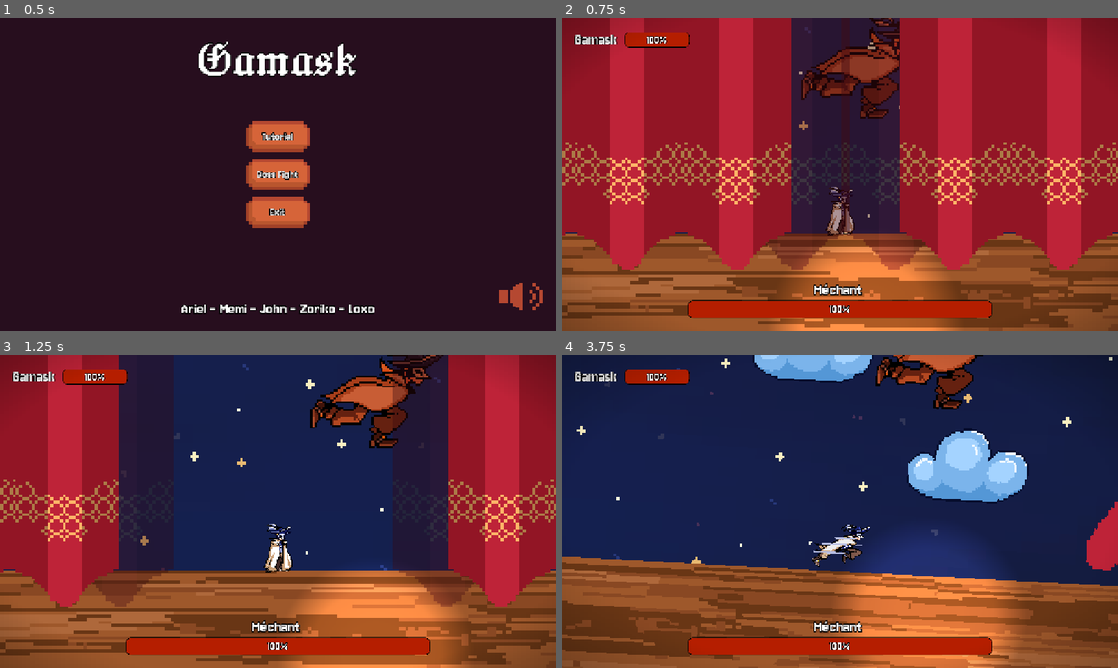
Above: before the commit, frames 1-4 (two rows, left to right).
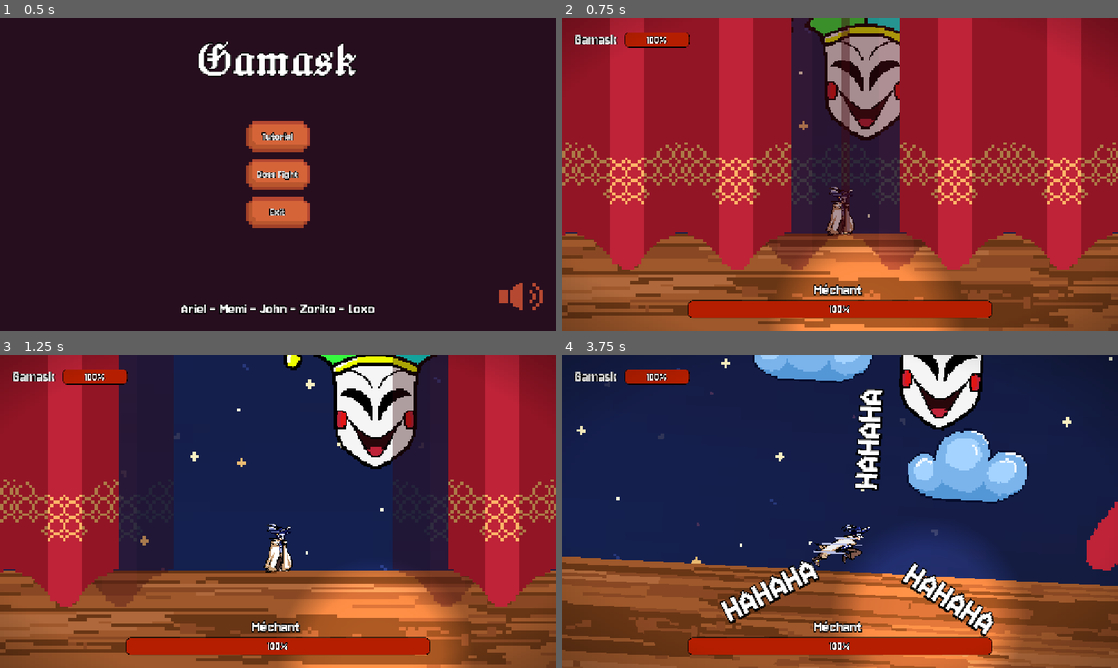
Above: after the commit, the same moments.

Repository: Jeremy-81/GamaBanda
Game: Godot game, scene res://scenes/menu/menu.tscn
Same seed, same stepped clock (60 frames per second), same inputs: the game is played once before the commit and once after it.
Inputs (mouse positions are in pixels of both pictures, inside the frame that each line leads up to):
- Up to frame 1 (0.5 s): no input
- Up to frame 2 (0.75 s): click "Boss Fight" at 0.5 s
- Up to frame 3 (1.25 s): no input
- Up to frame 4 (3.75 s): move the mouse to (962, 495) at 1.27 s; press the mouse at (962, 495) at 1.28 s; hold D (go_right) 1.28-2.78 s; tap Space (jump) at 1.52, 2.27 s; tap Shift (dash) at 1.55, 2.1, 3.05, 3.6 s; move the mouse to (728, 527) at 2.02 s; release the mouse at (728, 527) at 2.03 s; click (728, 527) at 2.3 s; move the mouse to (895, 442) at 2.77 s; press the mouse at (895, 442) at 2.78 s; hold A (go_left) 2.78-3.53 s; move the mouse to (812, 574) at 3.52 s; release the mouse at (812, 574) at 3.53 s; hold D (go_right) from 3.53 s (still down)

Frame 1 is identical in both runs. In frame 2, 5.0% of the frame differs, in the area x 41-61%, y 0-40%; in frame 3, 5.4%; in frame 4, 6.8%, in the area x 28-78%, y 0-90%.

Commit message:
Added boss sprites

Diff:
--- a/scenes/boss_attacks/hand_fall_attack/hand_fall_attack.tscn
+++ b/scenes/boss_attacks/hand_fall_attack/hand_fall_attack.tscn
@@ -1,7 +1,7 @@
 [gd_scene format=3 uid="uid://bxhlr7x4n4rmk"]
 
 [ext_resource type="Script" uid="uid://k8eewg76tfs3" path="res://scenes/boss_attacks/hand_fall_attack/hand_fall_attack.gd" id="1_pya30"]
-[ext_resource type="Texture2D" uid="uid://nm4yqiia8lqm" path="res://assets/Cajaa.png" id="2_fpmfr"]
+[ext_resource type="Texture2D" uid="uid://cfhptx5706lmh" path="res://assets/boss/hand_attack.png" id="2_fpmfr"]
 
 [sub_resource type="RectangleShape2D" id="RectangleShape2D_pya30"]
 size = Vector2(160, 70)
--- a/scenes/boss_fight.gd
+++ b/scenes/boss_fight.gd
@@ -6,3 +6,27 @@
 func _ready():
 	$Player/CameraTransform.remote_path = $Camera2D.get_path();
 	$BaseMap/Front/Curtains.open_curtains();
+
+
+func _laught_circle_attack():
+	var laught_scene := preload("res://scenes/boss_attacks/laugh_attack/laugh_attack.tscn");
+	var attack_direction = Vector2.UP * 600.0;
+
+	for i in range(3):
+		var laught = laught_scene.instantiate();
+
+		laught.position = $Player.global_position + attack_direction.rotated(TAU / 3.0 * i);
+		laught.objective = $Player;
+		laught.lifetime = 600.0 / laught.speed * 1.5;
+
+		add_child(laught);
+
+	pass;
+
+func spawn_hand():
+	var hand_scene := preload("res://scenes/boss_attacks/hand_fall_attack/hand_fall_attack.tscn");
+	var hand = hand_scene.instantiate();
+	hand.position.x = $Player.global_position.x;
+	hand.position.y = $Player.global_position.y - 700.0;
+	add_child(hand);
+	pass;
--- a/scenes/boss_fight.tscn
+++ b/scenes/boss_fight.tscn
@@ -95,6 +95,32 @@
 "method": &"attack"
 }]
 }
+tracks/2/type = "method"
+tracks/2/imported = false
+tracks/2/enabled = true
+tracks/2/path = NodePath(".")
+tracks/2/interp = 1
+tracks/2/loop_wrap = true
+tracks/2/keys = {
+"times": PackedFloat32Array(1.09, 1.3666667, 1.6, 2.6333334, 9.966666),
+"transitions": PackedFloat32Array(1, 1, 1, 1, 1),
+"values": [{
+"args": [],
+"method": &"spawn_hand"
+}, {
+"args": [],
+"method": &"spawn_hand"
+}, {
+"args": [],
+"method": &"spawn_hand"
+}, {
+"args": [],
+"method": &"_laught_circle_attack"
+}, {
+"args": [],
+"method": &"_laught_circle_attack"
+}]
+}
 
 [sub_resource type="Animation" id="Animation_x4w2v"]
 length = 0.001
@@ -323,7 +349,7 @@
 one_way_collision = true
 
 [node name="PointLight2D" type="PointLight2D" parent="." unique_id=1479562897]
-position = Vector2(1067, 748)
+position = Vector2(403.86417, 770.2152)
 color = Color(1, 1, 1, 0.6666667)
 texture = SubResource("GradientTexture2D_ewvlg")
 texture_scale = 8.0
--- a/scenes/objects/boss/boss.tscn
+++ b/scenes/objects/boss/boss.tscn
@@ -1,7 +1,7 @@
 [gd_scene format=3 uid="uid://cq6iebmicilbf"]
 
 [ext_resource type="Script" uid="uid://ldec8y3af7ov" path="res://scenes/objects/boss/boss.gd" id="1_mar8m"]
-[ext_resource type="Texture2D" uid="uid://c7kj83h2nr211" path="res://assets/player/run-Sheet 80x80 (final).png" id="2_b41nh"]
+[ext_resource type="Texture2D" uid="uid://bif4mvf7nvvw1" path="res://assets/boss/face.png" id="2_b41nh"]
 [ext_resource type="Script" uid="uid://ct2ao5y04qtji" path="res://scenes/objects/components/hitbox.gd" id="3_dnwl1"]
 [ext_resource type="PackedScene" uid="uid://hqlkttia3yu4" path="res://scenes/objects/boss/hurt_particule.tscn" id="4_dnwl1"]
 [ext_resource type="Script" uid="uid://b13w1i1ecf06o" path="res://scenes/objects/components/hurtbox.gd" id="5_b41nh"]
@@ -25,14 +25,10 @@
 position = Vector2(3, 178)
 script = ExtResource("1_mar8m")
 
-[node name="AnimatedSprite" type="AnimatedSprite2D" parent="." unique_id=1608442716]
-
 [node name="Sprite2D" type="Sprite2D" parent="." unique_id=1546540065]
-modulate = Color(0.8392157, 0.39215687, 0.22352941, 1)
 position = Vector2(0, -175)
-scale = Vector2(5, 5)
+scale = Vector2(1.83, 1.83)
 texture = ExtResource("2_b41nh")
-region_enabled = true
 region_rect = Rect2(0, 0, 88.436356, 80)
 
 [node name="Hitbox" type="Area2D" parent="." unique_id=571835088 node_paths=PackedStringArray("entity")]
Binary file added: assets/boss/face.png
Not shown, added: assets/boss/face.png.import
Binary file added: assets/boss/hand_attack.png
Not shown, added: assets/boss/hand_attack.png.import
